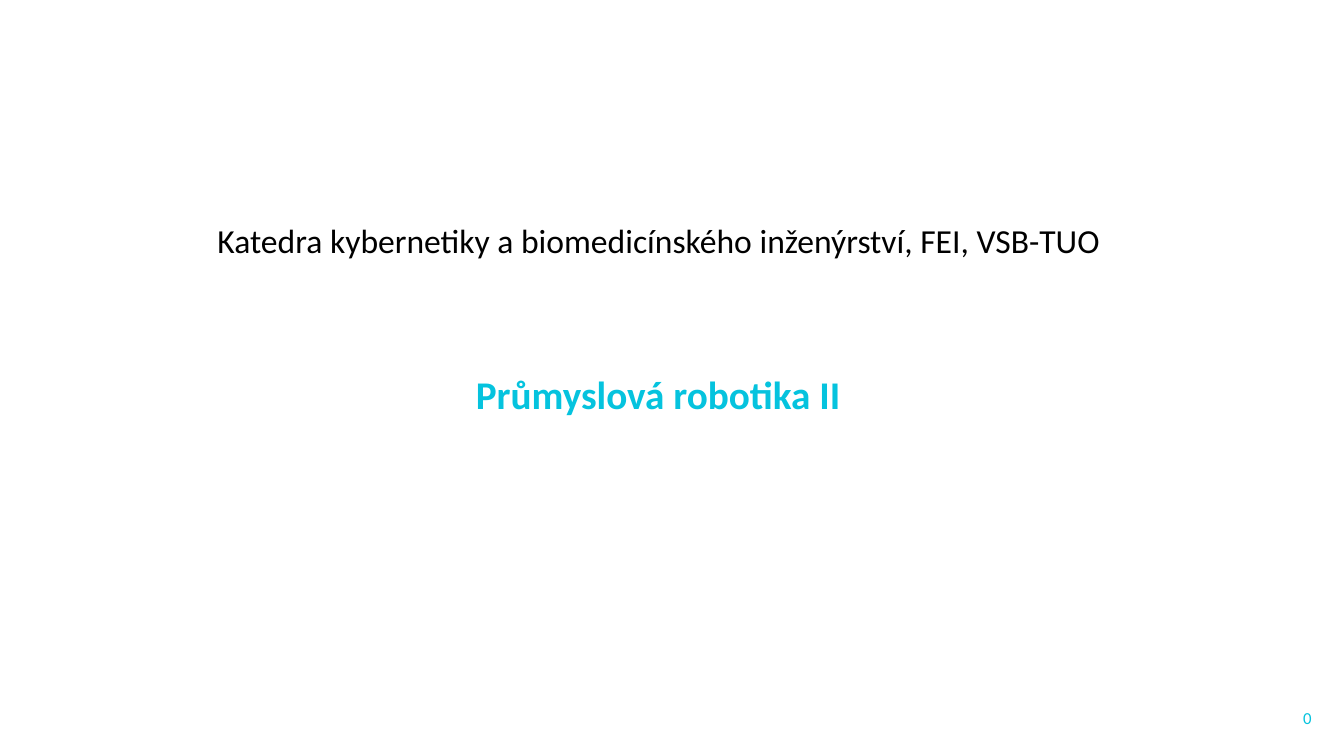
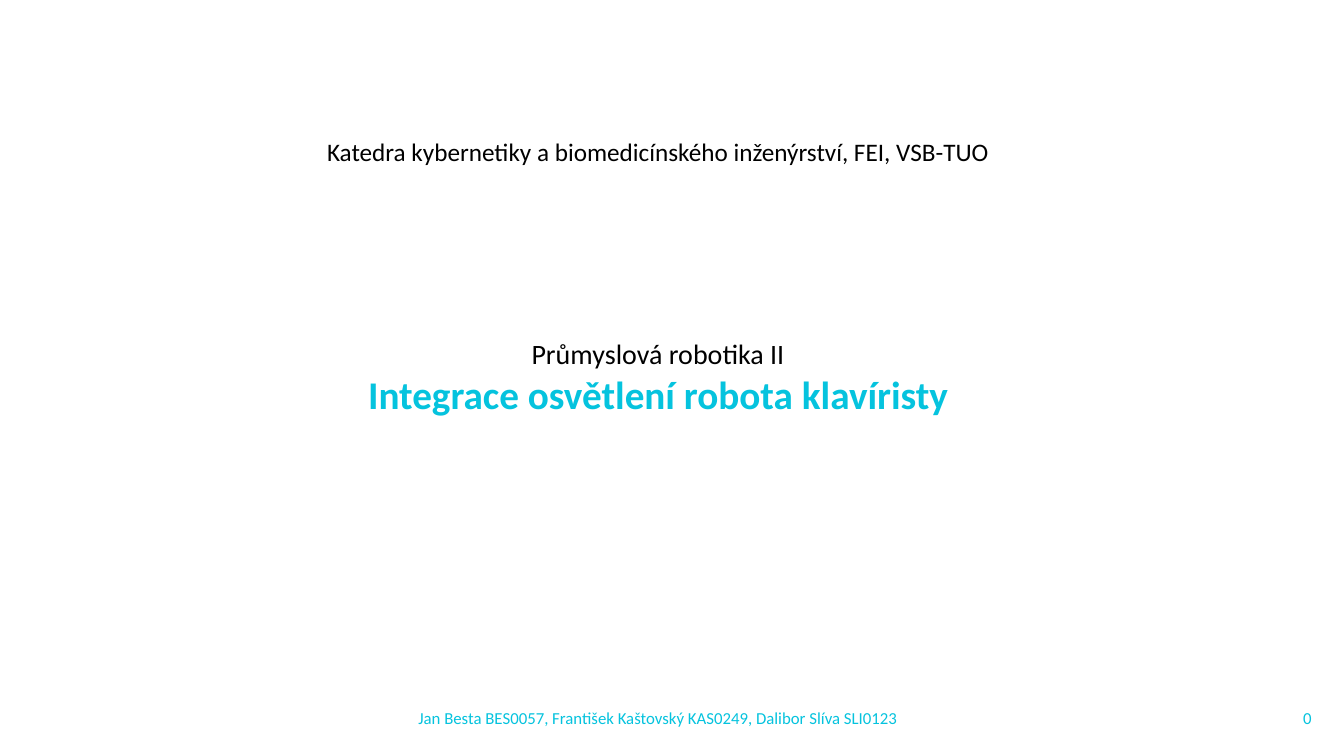
Before and after one commit to LukiJanecek/AdvancedPianistRobot, a slide deck: slide 1 of Dokumentace/BES0057_KAS0249_SLI0123_PRII.pptx. Drawn at 1344x756 pixels with LibreOffice and Linux fonts; fonts in the diff are those of the drawing; background and template pictures are left out. Boxes give left, top, right and bottom in pixels: in the first picture for what was removed or moved away, otherwise in the second. Text is boxed around its words. In the diff, an @@ line names an element or a change of style, - is before the commit and + after.

```diff
--- a/Dokumentace/BES0057_KAS0249_SLI0123_PRII.pptx
+++ b/Dokumentace/BES0057_KAS0249_SLI0123_PRII.pptx
@@ text "Katedra kybernetiky a biomedicínského inženýrství, ...": place and size @@
-text "Katedra kybernetiky a biomedicínského inženýrství, ..." at <box>217,229,1100,259</box>
+text "Katedra kybernetiky a biomedicínského inženýrství, ..." at <box>327,143,988,165</box>
@@ text "Katedra kybernetiky a biomedicínského inženýrství, ..." at <box>327,143,988,165</box>: size 24 to 18 pt @@
@@ text "Průmyslová robotika II": place and size @@
-text "Průmyslová robotika II" at <box>476,380,840,415</box>
+text "Průmyslová robotika II" at <box>368,344,948,416</box>
@@ text at <box>532,344,784,369</box>: size 28 to 20 pt, text colour #05C3DE to #000000, bold off in "Průmyslová robotika II" @@
@@ text at <box>368,381,948,416</box>: paragraph added @@
+Integrace osvětlení robota klavíristy
@@ text added at <box>418,712,897,727</box>, 12 pt, text #05C3DE @@
+Jan Besta BES0057, František Kaštovský KAS0249, Dalibor Slíva SLI0123
```
Also in this commit, not shown: 1 other slide changed, 7 slides added, 1 slide removed, 7 other files.
